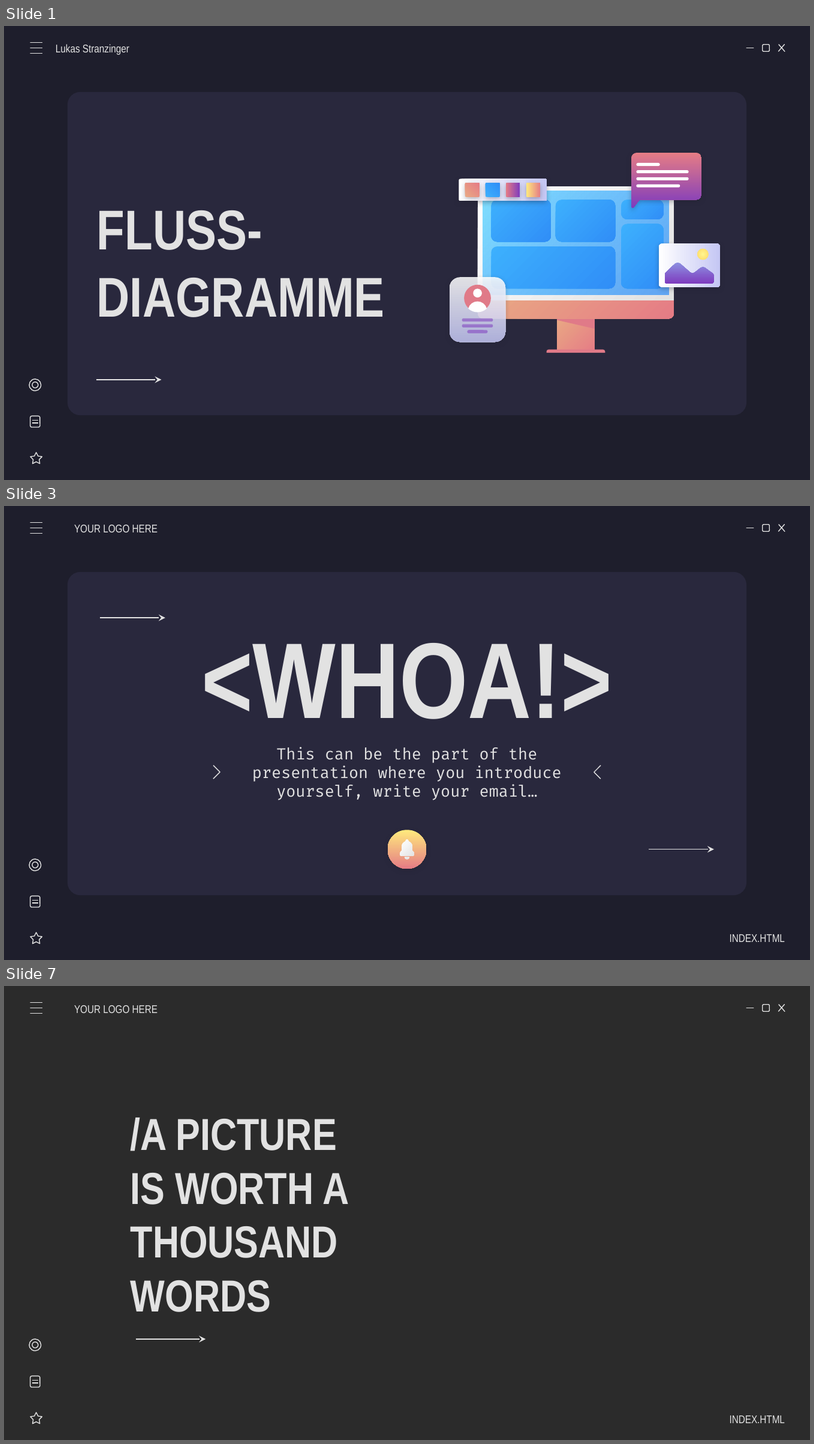
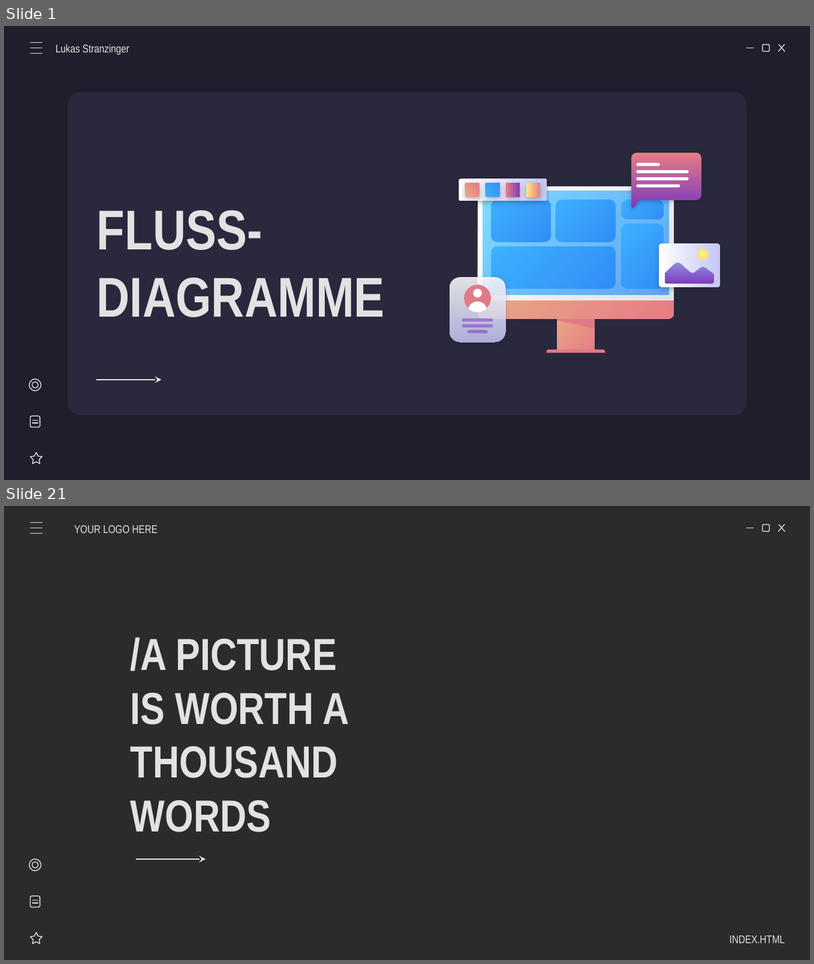
Before and after one commit to AlexanderSchallmeiner/Verhaltensdiagramme, a slide deck: Lukas Stranzinger/FlussdiagrammeV0.1.ppsx. Shown one above the other, each under a label of ours: slides 1, 3 and 7 before the commit, slides 1 and 21 after it; the slides between them are not shown. The pictures are 814x1444 and 814x964 pixels, drawn with LibreOffice and Linux fonts; fonts in the diff are those of the drawing; background and template pictures are left out; a plain dark background stands for a picture behind light text. Boxes give left, top, right and bottom in pixels: in the first picture for what was removed or moved away, otherwise in the second. Text is boxed around its words. In the diff, an @@ line names an element or a change of style, - is before the commit and + after.

```diff
--- a/Lukas Stranzinger/FlussdiagrammeV0.1.ppsx
+++ b/Lukas Stranzinger/FlussdiagrammeV0.1.ppsx
@@ slide 3 removed at <box>4,506,810,960</box>, background #1E1E2C; not listed: 5 template elements that a slide beside it also shows @@
@@ line removed from (30, 523) to (42, 523) @@
@@ line removed from (30, 534) to (42, 534) @@
@@ line removed from (30, 528) to (42, 528) @@
@@ subtitle removed at <box>74,525,158,532</box> @@
-YOUR LOGO HERE
@@ arrow removed from (100, 618) to (165, 618) @@
@@ title removed at <box>201,643,612,719</box> @@
-<WHOA!>
@@ subtitle removed at <box>252,747,562,800</box> @@
-This can be the part of the presentation where you introduce yourself, write your email…
@@ freeform shape removed at <box>213,765,220,778</box> @@
@@ freeform shape removed at <box>594,765,601,778</box> @@
@@ freeform shape removed at <box>388,829,426,868</box> @@
@@ freeform shape removed at <box>400,839,414,859</box> @@
@@ group removed at <box>29,858,43,943</box>: 2 lines, 2 ellipses, 1 star, 1 rounded rectangle @@
@@ arrow removed from (649, 849) to (714, 849) @@
@@ subtitle removed at <box>730,934,785,942</box> @@
-INDEX.HTML
@@ what was slide 7 is now slide 21 @@
```
Also in this commit, not shown: 4 slides changed, 16 slides added, 2 other slides removed.
